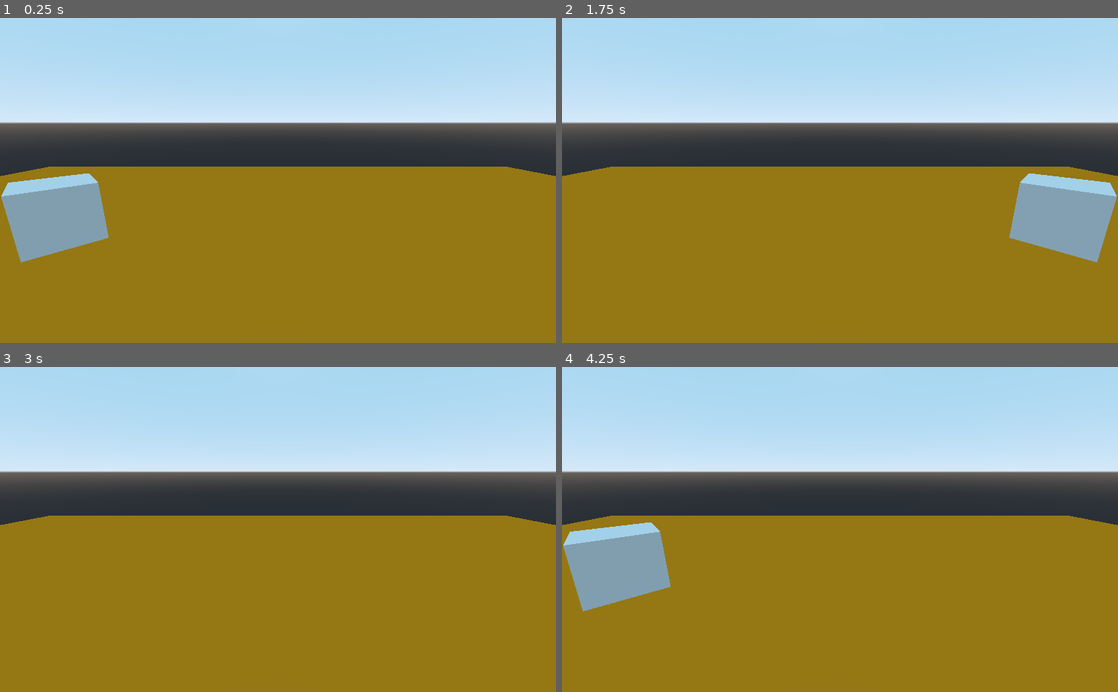
Above: before the commit, frames 1-4 (two rows, left to right).
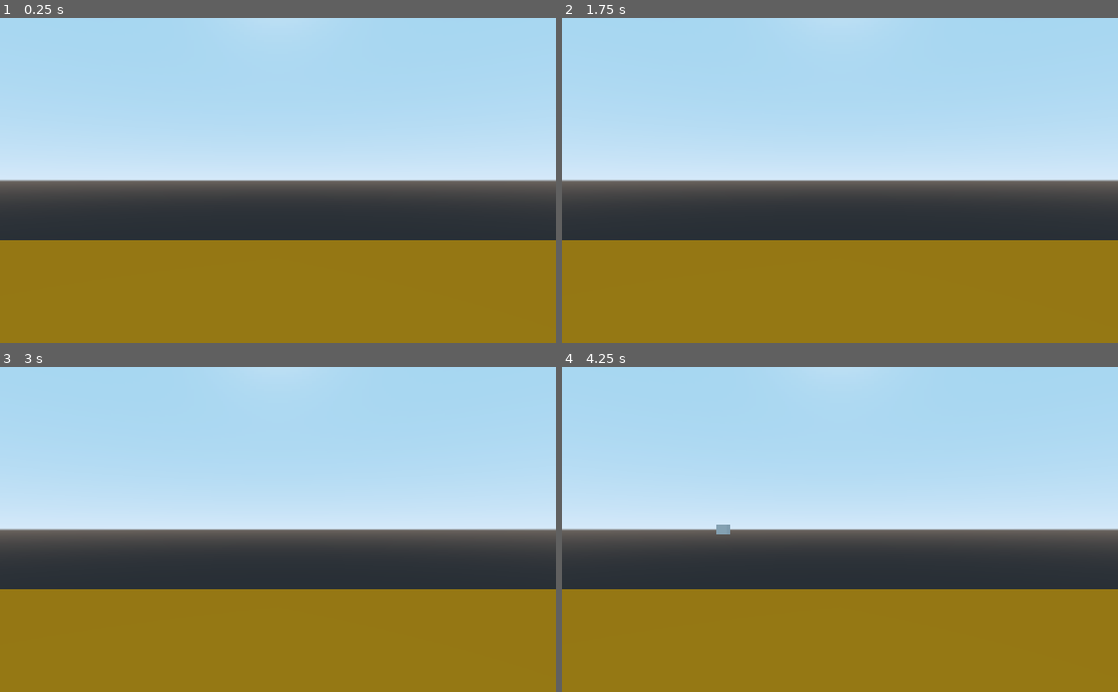
Above: after the commit, the same moments.

Repository: IefVandepitte/GodotBird
Game: Godot game, scene res://Level.tscn
The game is run twice, just before and just after one commit, with the same random seed, the same clock (stepped at 60 frames per second) and the same inputs.
Inputs (mouse positions are in pixels of both pictures, inside the frame that each line leads up to):
- Up to frame 1 (0.25 s): no input
- Up to frame 2 (1.75 s): tap Enter at 0.5 s; move the mouse to (962, 164) at 0.52 s; tap Space at 0.6, 0.77, 1.07, 1.25, 1.35, 1.52 s; click (962, 164) at 0.67 s; move the mouse to (728, 196) at 1.27 s; click (728, 196) at 1.42 s
- Up to frame 3 (3 s): tap Space at 1.82, 2.1, 2.85 s; move the mouse to (333, 458) at 2.02 s; click (333, 458) at 2.17 s; tap Enter at 2.75 s; move the mouse to (250, 594) at 2.77 s; click (250, 594) at 2.92 s
- Up to frame 4 (4.25 s): tap Space at 3.02, 3.32, 3.5, 3.6, 3.77, 4.07 s; move the mouse to (1006, 578) at 3.52 s; click (1006, 578) at 3.67 s

The runs differ from the first frame. In frame 1, 40% of the frame differs, in the area x 0-100%, y 28-76%; in frame 2, 40%; in frame 3, 40%; in frame 4, 40%.

Commit message:
altered rotating around pivot to cos and sin rotation

Diff:
--- a/Level.gd
+++ b/Level.gd
@@ -1,6 +1,7 @@
 extends Spatial
 
-export var rotation_speed = PI
+export (float, 0.0001, 100) var rotation_speed = PI
+
 # Declare member variables here. Examples:
 # var a = 2
 # var b = "text"
@@ -11,7 +12,8 @@
 	pass # Replace with function body.
 
 
+
 # Called every frame. 'delta' is the elapsed time since the previous frame.
-func _process(delta):
+#func _process(delta):
 	#https://kidscancode.org/godot_recipes/basics/rotation/
-	$Center.rotate_y(rotation_speed * delta)
+#	$Center.rotate_y(rotation_speed * delta)
--- a/Level.tscn
+++ b/Level.tscn
@@ -1,6 +1,7 @@
-[gd_scene load_steps=7 format=2]
+[gd_scene load_steps=8 format=2]
 
 [ext_resource path="res://Level.gd" type="Script" id=1]
+[ext_resource path="res://Player.gd" type="Script" id=2]
 
 [sub_resource type="CubeMesh" id=1]
 
@@ -15,28 +16,34 @@
 
 [node name="Level" type="Spatial"]
 script = ExtResource( 1 )
+rotation_speed = 0.5
 
 [node name="Floor" type="StaticBody" parent="."]
 transform = Transform( 1, 0, 0, 0, 1, 0, 0, 0, 1, 0, -1, 0 )
 
 [node name="MeshInstance" type="MeshInstance" parent="Floor"]
-transform = Transform( 20, 0, 0, 0, 0.1, 0, 0, 0, 20, 0, 0, 0 )
+transform = Transform( 60, 0, 0, 0, 0.1, 0, 0, 0, 60, 0, 0, 0 )
 mesh = SubResource( 1 )
 material/0 = SubResource( 2 )
 
 [node name="CollisionShape" type="CollisionShape" parent="Floor"]
-transform = Transform( 20, 0, 0, 0, 0.1, 0, 0, 0, 20, 0, 0, 0 )
+transform = Transform( 60, 0, 0, 0, 0.1, 0, 0, 0, 60, 0, 0, 0 )
 shape = SubResource( 3 )
 
 [node name="CameraRef" type="Spatial" parent="."]
+transform = Transform( 1, 0, 0, 0, 1, 0, 0, 0, 1, 0, 10, 0 )
 
 [node name="Camera" type="Camera" parent="CameraRef"]
-transform = Transform( 1, 0, 0, 0, 0.970502, 0.241092, 0, -0.241092, 0.970502, 0, 2.82516, 0 )
+fov = 52.7
 
 [node name="Center" type="Spatial" parent="."]
 
 [node name="Player" type="RigidBody" parent="Center"]
-transform = Transform( 1, 0, 0, 0, 1, 0, 0, 0, 1, 0, 0, -9.9878 )
+transform = Transform( 1, 0, 0, 0, 1, 0, 0, 0, 1, 0, 10, -49.5299 )
+script = ExtResource( 2 )
+speed = 59.162
+jumpForce = 2088.13
+radius = 70.0
 
 [node name="MeshInstance" type="MeshInstance" parent="Center/Player"]
 mesh = SubResource( 4 )
@@ -44,3 +51,8 @@
 
 [node name="CollisionShape" type="CollisionShape" parent="Center/Player"]
 shape = SubResource( 5 )
+
+[node name="RemoteTransform" type="RemoteTransform" parent="Center/Player"]
+remote_path = NodePath("../../../CameraRef")
+update_position = false
+update_scale = false
--- /dev/null
+++ b/Player.gd
@@ -0,0 +1,44 @@
+extends RigidBody
+export (float, 0.01, 100) var speed = 5
+export (float, 1, 10000) var jumpForce = 5
+export (float, 1, 10000) var fallForce = 500
+export (float, 1, 10000) var radius = 40
+export (float, 1, 360) var angle = 0
+
+var _this
+var _x
+var _y = 10
+var _z
+
+# Declare member variables here. Examples:
+# var a = 2
+# var b = "text"
+
+
+# Called when the node enters the scene tree for the first time.
+func _ready():
+	pass # Replace with function body.
+	_this = $"."
+	_x = _this.translation.x
+
+func _input(event):
+#	print(_this.translation)
+	var force = Vector3(0,0,0)
+	if event is InputEventKey and event.pressed :
+			if event.scancode == KEY_SPACE:
+				force = Vector3(0, jumpForce, 0)
+#				_this.translation.y += jumpForce
+	elif event is InputEventScreenTouch :
+		print("touched")
+		force = Vector3(0, jumpForce, 0)
+#		_this.translation.y += jumpForce
+	apply_central_impulse(force.normalized() * speed)
+
+# Called every frame. 'delta' is the elapsed time since the previous frame.
+func _process(delta):
+	_x = radius * cos(angle)
+	_z = radius * sin(angle)
+	var vector3 = Vector3(_x, _y, _z)
+	_this.translation = vector3
+	print(_this.translation)
+	angle += speed * ((PI*2)/360) * delta
--- a/project.godot
+++ b/project.godot
@@ -14,6 +14,10 @@
 run/main_scene="res://Level.tscn"
 config/icon="res://icon.png"
 
+[input_devices]
+
+pointing/emulate_touch_from_mouse=true
+
 [physics]
 
 common/enable_pause_aware_picking=true
